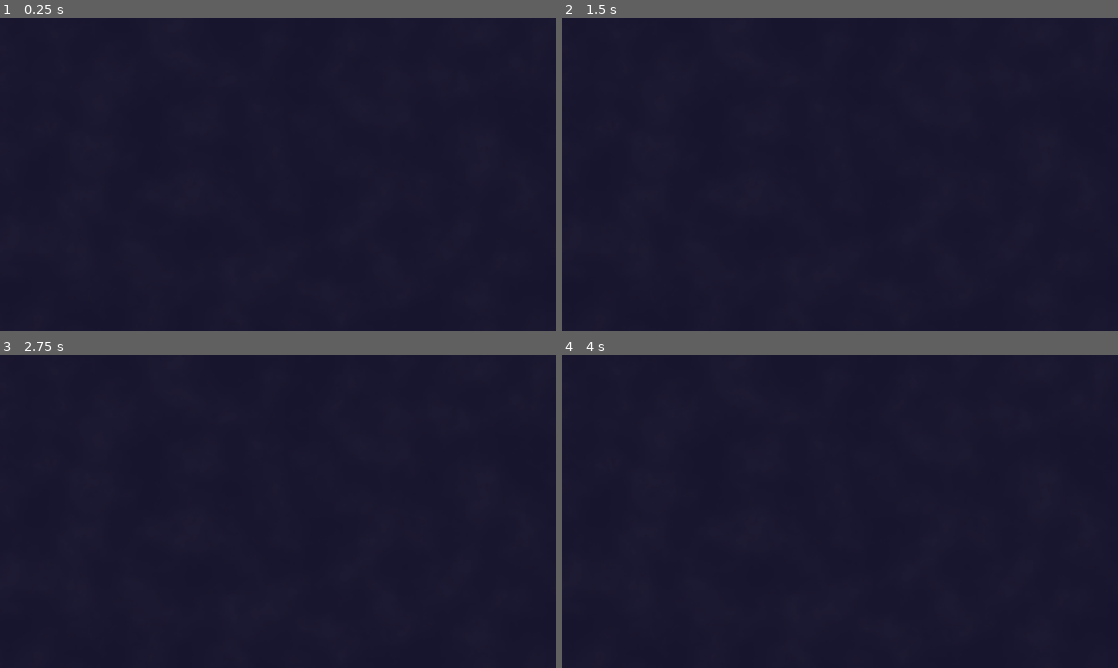
Above: before the commit, frames 1-4 (two rows, left to right).
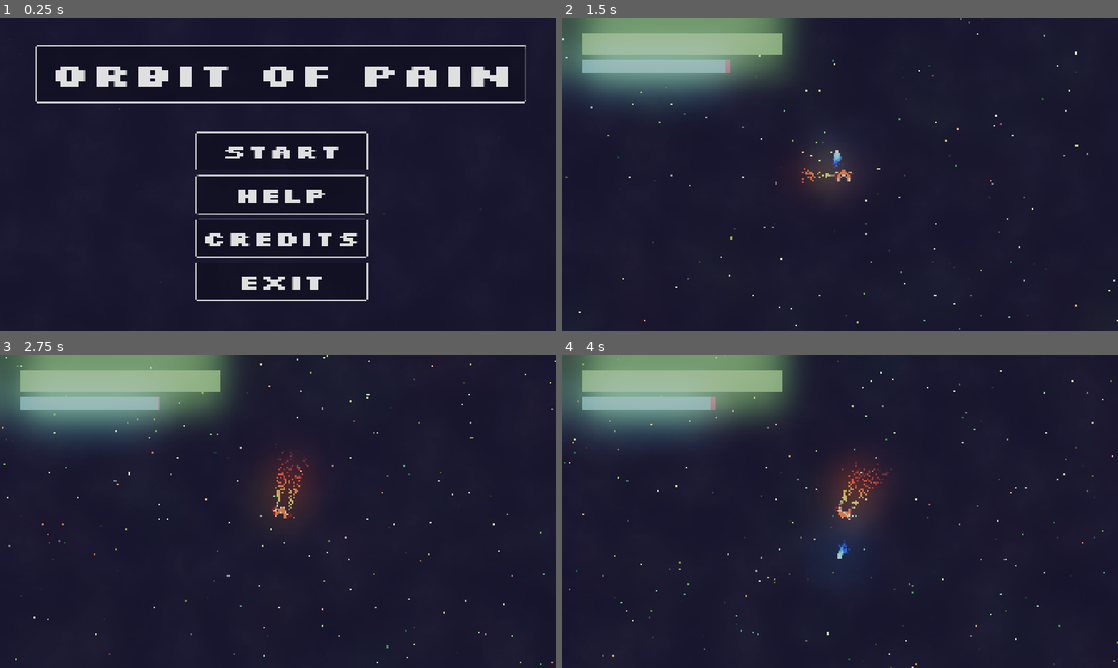
Above: after the commit, the same moments.

Repository: Lunix-420/OrbitOfPain
Game: Godot game, scene res://scenes/World.tscn
Two runs of this game, one before a commit and one after it. Both use one fixed random seed, a clock stepped at 60 frames per second and the inputs below. Sound files missing from this copy of the repository are replaced by a short silence.
Inputs (mouse positions are in pixels of both pictures, inside the frame that each line leads up to):
- Up to frame 1 (0.25 s): no input
- Up to frame 2 (1.5 s): click (845, 149) at 0.5 s, where only the run after the commit has a clickable "START"; hold D (move_right) from 1.28 s (still down); tap Space (action_shoot) at 1.35 s
- Up to frame 3 (2.75 s): release D (move_right) at 2.03 s; hold S (move_backwards) from 2.03 s (still down); tap E (move_turn_ccw) at 2.1 s
- Up to frame 4 (4 s): release S (move_backwards) at 2.78 s; hold D (move_right) 2.78-3.53 s; hold Q (move_turn_cw) 2.78-3.53 s; hold W (move_forward) from 3.53 s (still down); tap Space (action_shoot) at 3.6 s

The runs differ from the first frame. In frame 1, 6.5% of the frame differs, in the area x 6-95%, y 8-91%; in frame 2, 12%; in frame 3, 12%; in frame 4, 13%, in the area x 0-100%, y 0-100%.

Commit message:
fix: Miscellaneous bug fixes

Diff:
--- a/project.godot
+++ b/project.godot
@@ -65,6 +65,11 @@
 "events": [Object(InputEventKey,"resource_local_to_scene":false,"resource_name":"","device":-1,"window_id":0,"alt_press …(191 unchanged characters)…
 ]
 }
+screenshot={
+"deadzone": 0.2,
+"events": [Object(InputEventKey,"resource_local_to_scene":false,"resource_name":"","device":-1,"window_id":0,"alt_pressed":false,"shift_pressed":false,"ctrl_pressed":false,"meta_pressed":false,"pressed":false,"keycode":0,"physical_keycode":80,"key_label":0,"unicode":112,"location":0,"echo":false,"script":null)
+]
+}
 
 [physics]
 
--- a/scenes/Borders.tscn
+++ b/scenes/Borders.tscn
@@ -23,6 +23,7 @@
 offset_bottom = 50.0
 grow_horizontal = 2
 grow_vertical = 2
+color = Color(0.864118, 0.350937, 0.152921, 1)
 
 [node name="Overlay" type="ColorRect" parent="TopBorderArea"]
 offset_left = -2000.0
@@ -52,6 +53,7 @@
 offset_bottom = 3050.0
 grow_horizontal = 2
 grow_vertical = 2
+color = Color(0.864118, 0.350937, 0.152921, 1)
 
 [node name="Overlay" type="ColorRect" parent="BottomBorderArea"]
 offset_left = -5000.0
@@ -82,6 +84,7 @@
 offset_bottom = 3000.0
 grow_horizontal = 2
 grow_vertical = 2
+color = Color(0.864118, 0.350937, 0.152921, 1)
 
 [node name="Overlay" type="ColorRect" parent="LeftBorderArea"]
 offset_left = -5000.0
@@ -111,6 +114,7 @@
 offset_bottom = 3000.0
 grow_horizontal = 2
 grow_vertical = 2
+color = Color(0.862745, 0.34902, 0.152941, 1)
 
 [node name="Overlay" type="ColorRect" parent="RightBorderArea"]
 offset_left = 3050.0
--- a/scenes/World.tscn
+++ b/scenes/World.tscn
@@ -89,331 +89,6 @@
 [node name="Border" parent="." instance=ExtResource("3_b3faq")]
 
 [node name="CanvasLayer" parent="." instance=ExtResource("4_1lgw5")]
-visible = false
-
-[node name="Col1" type="GPUParticles2D" parent="CanvasLayer"]
-material = SubResource("ShaderMaterial_jeodi")
-position = Vector2(-2500, -2500)
-scale = Vector2(5, 5)
-amount = 100
-lifetime = 3.0
-fixed_fps = 10
-process_material = SubResource("ParticleProcessMaterial_1lgw5")
-
-[node name="Col2" type="GPUParticles2D" parent="CanvasLayer"]
-material = SubResource("ShaderMaterial_jeodi")
-position = Vector2(-1500, -2500)
-scale = Vector2(5, 5)
-amount = 100
-lifetime = 3.0
-fixed_fps = 10
-process_material = SubResource("ParticleProcessMaterial_1lgw5")
-
-[node name="Col3" type="GPUParticles2D" parent="CanvasLayer"]
-material = SubResource("ShaderMaterial_jeodi")
-position = Vector2(-500, -2500)
-scale = Vector2(5, 5)
-amount = 100
-lifetime = 3.0
-fixed_fps = 10
-process_material = SubResource("ParticleProcessMaterial_1lgw5")
-
-[node name="Col4" type="GPUParticles2D" parent="CanvasLayer"]
-material = SubResource("ShaderMaterial_jeodi")
-position = Vector2(500, -2500)
-scale = Vector2(5, 5)
-amount = 100
-lifetime = 3.0
-fixed_fps = 10
-process_material = SubResource("ParticleProcessMaterial_1lgw5")
-
-[node name="Col5" type="GPUParticles2D" parent="CanvasLayer"]
-material = SubResource("ShaderMaterial_jeodi")
-position = Vector2(1500, -2500)
-scale = Vector2(5, 5)
-amount = 100
-lifetime = 3.0
-fixed_fps = 10
-process_material = SubResource("ParticleProcessMaterial_1lgw5")
-
-[node name="Col6" type="GPUParticles2D" parent="CanvasLayer"]
-material = SubResource("ShaderMaterial_jeodi")
-position = Vector2(2500, -2500)
-scale = Vector2(5, 5)
-amount = 100
-lifetime = 3.0
-fixed_fps = 10
-process_material = SubResource("ParticleProcessMaterial_1lgw5")
-
-[node name="Col7" type="GPUParticles2D" parent="CanvasLayer"]
-material = SubResource("ShaderMaterial_jeodi")
-position = Vector2(-2500, -1500)
-scale = Vector2(5, 5)
-amount = 100
-lifetime = 3.0
-fixed_fps = 10
-process_material = SubResource("ParticleProcessMaterial_1lgw5")
-
-[node name="Col8" type="GPUParticles2D" parent="CanvasLayer"]
-material = SubResource("ShaderMaterial_jeodi")
-position = Vector2(-1500, -1500)
-scale = Vector2(5, 5)
-amount = 100
-lifetime = 3.0
-fixed_fps = 10
-process_material = SubResource("ParticleProcessMaterial_1lgw5")
-
-[node name="Col9" type="GPUParticles2D" parent="CanvasLayer"]
-material = SubResource("ShaderMaterial_jeodi")
-position = Vector2(-500, -1500)
-scale = Vector2(5, 5)
-amount = 100
-lifetime = 3.0
-fixed_fps = 10
-process_material = SubResource("ParticleProcessMaterial_1lgw5")
-
-[node name="Col10" type="GPUParticles2D" parent="CanvasLayer"]
-material = SubResource("ShaderMaterial_jeodi")
-position = Vector2(500, -1500)
-scale = Vector2(5, 5)
-amount = 100
-lifetime = 3.0
-fixed_fps = 10
-process_material = SubResource("ParticleProcessMaterial_1lgw5")
-
-[node name="Col11" type="GPUParticles2D" parent="CanvasLayer"]
-material = SubResource("ShaderMaterial_jeodi")
-position = Vector2(1500, -1500)
-scale = Vector2(5, 5)
-amount = 100
-lifetime = 3.0
-fixed_fps = 10
-process_material = SubResource("ParticleProcessMaterial_1lgw5")
-
-[node name="Col12" type="GPUParticles2D" parent="CanvasLayer"]
-material = SubResource("ShaderMaterial_jeodi")
-position = Vector2(2500, -1500)
-scale = Vector2(5, 5)
-amount = 100
-lifetime = 3.0
-fixed_fps = 10
-process_material = SubResource("ParticleProcessMaterial_1lgw5")
-
-[node name="Col13" type="GPUParticles2D" parent="CanvasLayer"]
-material = SubResource("ShaderMaterial_jeodi")
-position = Vector2(-2500, -500)
-scale = Vector2(5, 5)
-amount = 100
-lifetime = 3.0
-fixed_fps = 10
-process_material = SubResource("ParticleProcessMaterial_1lgw5")
-
-[node name="Col14" type="GPUParticles2D" parent="CanvasLayer"]
-material = SubResource("ShaderMaterial_jeodi")
-position = Vector2(-1500, -500)
-scale = Vector2(5, 5)
-amount = 100
-lifetime = 3.0
-fixed_fps = 10
-process_material = SubResource("ParticleProcessMaterial_1lgw5")
-
-[node name="Col15" type="GPUParticles2D" parent="CanvasLayer"]
-material = SubResource("ShaderMaterial_jeodi")
-position = Vector2(-500, -500)
-scale = Vector2(5, 5)
-amount = 100
-lifetime = 3.0
-fixed_fps = 10
-process_material = SubResource("ParticleProcessMaterial_1lgw5")
-
-[node name="Col16" type="GPUParticles2D" parent="CanvasLayer"]
-material = SubResource("ShaderMaterial_jeodi")
-position = Vector2(500, -500)
-scale = Vector2(5, 5)
-amount = 100
-lifetime = 3.0
-fixed_fps = 10
-process_material = SubResource("ParticleProcessMaterial_1lgw5")
-
-[node name="Col17" type="GPUParticles2D" parent="CanvasLayer"]
-material = SubResource("ShaderMaterial_jeodi")
-position = Vector2(1500, -500)
-scale = Vector2(5, 5)
-amount = 100
-lifetime = 3.0
-fixed_fps = 10
-process_material = SubResource("ParticleProcessMaterial_1lgw5")
-
-[node name="Col18" type="GPUParticles2D" parent="CanvasLayer"]
-material = SubResource("ShaderMaterial_jeodi")
-position = Vector2(2500, -500)
-scale = Vector2(5, 5)
-amount = 100
-lifetime = 3.0
-fixed_fps = 10
-process_material = SubResource("ParticleProcessMaterial_1lgw5")
-
-[node name="Col19" type="GPUParticles2D" parent="CanvasLayer"]
-material = SubResource("ShaderMaterial_jeodi")
-position = Vector2(-2500, 500)
-scale = Vector2(5, 5)
-amount = 100
-lifetime = 3.0
-fixed_fps = 10
-process_material = SubResource("ParticleProcessMaterial_1lgw5")
-
-[node name="Col20" type="GPUParticles2D" parent="CanvasLayer"]
-material = SubResource("ShaderMaterial_jeodi")
-position = Vector2(-1500, 500)
-scale = Vector2(5, 5)
-amount = 100
-lifetime = 3.0
-fixed_fps = 10
-process_material = SubResource("ParticleProcessMaterial_1lgw5")
-
-[node name="Col21" type="GPUParticles2D" parent="CanvasLayer"]
-material = SubResource("ShaderMaterial_jeodi")
-position = Vector2(-500, 500)
-scale = Vector2(5, 5)
-amount = 100
-lifetime = 3.0
-fixed_fps = 10
-process_material = SubResource("ParticleProcessMaterial_1lgw5")
-
-[node name="Col22" type="GPUParticles2D" parent="CanvasLayer"]
-material = SubResource("ShaderMaterial_jeodi")
-position = Vector2(500, 500)
-scale = Vector2(5, 5)
-amount = 100
-lifetime = 3.0
-fixed_fps = 10
-process_material = SubResource("ParticleProcessMaterial_1lgw5")
-
-[node name="Col23" type="GPUParticles2D" parent="CanvasLayer"]
-material = SubResource("ShaderMaterial_jeodi")
-position = Vector2(1500, 500)
-scale = Vector2(5, 5)
-amount = 100
-lifetime = 3.0
-fixed_fps = 10
-process_material = SubResource("ParticleProcessMaterial_1lgw5")
-
-[node name="Col24" type="GPUParticles2D" parent="CanvasLayer"]
-material = SubResource("ShaderMaterial_jeodi")
-position = Vector2(2500, 500)
-scale = Vector2(5, 5)
-amount = 100
-lifetime = 3.0
-fixed_fps = 10
-process_material = SubResource("ParticleProcessMaterial_1lgw5")
-
-[node name="Col25" type="GPUParticles2D" parent="CanvasLayer"]
-material = SubResource("ShaderMaterial_jeodi")
-position = Vector2(-2500, 1500)
-scale = Vector2(5, 5)
-amount = 100
-lifetime = 3.0
-fixed_fps = 10
-process_material = SubResource("ParticleProcessMaterial_1lgw5")
-
-[node name="Col26" type="GPUParticles2D" parent="CanvasLayer"]
-material = SubResource("ShaderMaterial_jeodi")
-position = Vector2(-1500, 1500)
-scale = Vector2(5, 5)
-amount = 100
-lifetime = 3.0
-fixed_fps = 10
-process_material = SubResource("ParticleProcessMaterial_1lgw5")
-
-[node name="Col27" type="GPUParticles2D" parent="CanvasLayer"]
-material = SubResource("ShaderMaterial_jeodi")
-position = Vector2(-500, 1500)
-scale = Vector2(5, 5)
-amount = 100
-lifetime = 3.0
-fixed_fps = 10
-process_material = SubResource("ParticleProcessMaterial_1lgw5")
-
-[node name="Col28" type="GPUParticles2D" parent="CanvasLayer"]
-material = SubResource("ShaderMaterial_jeodi")
-position = Vector2(500, 1500)
-scale = Vector2(5, 5)
-amount = 100
-lifetime = 3.0
-fixed_fps = 10
-process_material = SubResource("ParticleProcessMaterial_1lgw5")
-
-[node name="Col29" type="GPUParticles2D" parent="CanvasLayer"]
-material = SubResource("ShaderMaterial_jeodi")
-position = Vector2(1500, 1500)
-scale = Vector2(5, 5)
-amount = 100
-lifetime = 3.0
-fixed_fps = 10
-process_material = SubResource("ParticleProcessMaterial_1lgw5")
-
-[node name="Col30" type="GPUParticles2D" parent="CanvasLayer"]
-material = SubResource("ShaderMaterial_jeodi")
-position = Vector2(2500, 1500)
-scale = Vector2(5, 5)
-amount = 100
-lifetime = 3.0
-fixed_fps = 10
-process_material = SubResource("ParticleProcessMaterial_1lgw5")
-
-[node name="Col31" type="GPUParticles2D" parent="CanvasLayer"]
-material = SubResource("ShaderMaterial_jeodi")
-position = Vector2(-2500, 2500)
-scale = Vector2(5, 5)
-amount = 100
-lifetime = 3.0
-fixed_fps = 10
-process_material = SubResource("ParticleProcessMaterial_1lgw5")
-
-[node name="Col32" type="GPUParticles2D" parent="CanvasLayer"]
-material = SubResource("ShaderMaterial_jeodi")
-position = Vector2(-1500, 2500)
-scale = Vector2(5, 5)
-amount = 100
-lifetime = 3.0
-fixed_fps = 10
-process_material = SubResource("ParticleProcessMaterial_1lgw5")
-
-[node name="Col33" type="GPUParticles2D" parent="CanvasLayer"]
-material = SubResource("ShaderMaterial_jeodi")
-position = Vector2(-500, 2500)
-scale = Vector2(5, 5)
-amount = 100
-lifetime = 3.0
-fixed_fps = 10
-process_material = SubResource("ParticleProcessMaterial_1lgw5")
-
-[node name="Col34" type="GPUParticles2D" parent="CanvasLayer"]
-material = SubResource("ShaderMaterial_jeodi")
-position = Vector2(500, 2500)
-scale = Vector2(5, 5)
-amount = 100
-lifetime = 3.0
-fixed_fps = 10
-process_material = SubResource("ParticleProcessMaterial_1lgw5")
-
-[node name="Col35" type="GPUParticles2D" parent="CanvasLayer"]
-material = SubResource("ShaderMaterial_jeodi")
-position = Vector2(1500, 2500)
-scale = Vector2(5, 5)
-amount = 100
-lifetime = 3.0
-fixed_fps = 10
-process_material = SubResource("ParticleProcessMaterial_1lgw5")
-
-[node name="Col36" type="GPUParticles2D" parent="CanvasLayer"]
-material = SubResource("ShaderMaterial_jeodi")
-position = Vector2(2500, 2500)
-scale = Vector2(5, 5)
-amount = 100
-lifetime = 3.0
-fixed_fps = 10
-process_material = SubResource("ParticleProcessMaterial_1lgw5")
 
 [node name="Ambience" type="AudioStreamPlayer" parent="."]
 stream = ExtResource("5_1lgw5")
@@ -423,12 +98,336 @@
 
 [node name="Row1" type="Node" parent="ParticleCullingGrid"]
 
+[node name="Col1" type="GPUParticles2D" parent="ParticleCullingGrid/Row1"]
+material = SubResource("ShaderMaterial_jeodi")
+position = Vector2(-2500, -2500)
+scale = Vector2(5, 5)
+amount = 100
+lifetime = 3.0
+fixed_fps = 10
+process_material = SubResource("ParticleProcessMaterial_1lgw5")
+
+[node name="Col2" type="GPUParticles2D" parent="ParticleCullingGrid/Row1"]
+material = SubResource("ShaderMaterial_jeodi")
+position = Vector2(-1500, -2500)
+scale = Vector2(5, 5)
+amount = 100
+lifetime = 3.0
+fixed_fps = 10
+process_material = SubResource("ParticleProcessMaterial_1lgw5")
+
+[node name="Col3" type="GPUParticles2D" parent="ParticleCullingGrid/Row1"]
+material = SubResource("ShaderMaterial_jeodi")
+position = Vector2(-500, -2500)
+scale = Vector2(5, 5)
+amount = 100
+lifetime = 3.0
+fixed_fps = 10
+process_material = SubResource("ParticleProcessMaterial_1lgw5")
+
+[node name="Col4" type="GPUParticles2D" parent="ParticleCullingGrid/Row1"]
+material = SubResource("ShaderMaterial_jeodi")
+position = Vector2(500, -2500)
+scale = Vector2(5, 5)
+amount = 100
+lifetime = 3.0
+fixed_fps = 10
+process_material = SubResource("ParticleProcessMaterial_1lgw5")
+
+[node name="Col5" type="GPUParticles2D" parent="ParticleCullingGrid/Row1"]
+material = SubResource("ShaderMaterial_jeodi")
+position = Vector2(1500, -2500)
+scale = Vector2(5, 5)
+amount = 100
+lifetime = 3.0
+fixed_fps = 10
+process_material = SubResource("ParticleProcessMaterial_1lgw5")
+
+[node name="Col6" type="GPUParticles2D" parent="ParticleCullingGrid/Row1"]
+material = SubResource("ShaderMaterial_jeodi")
+position = Vector2(2500, -2500)
+scale = Vector2(5, 5)
+amount = 100
+lifetime = 3.0
+fixed_fps = 10
+process_material = SubResource("ParticleProcessMaterial_1lgw5")
+
 [node name="Row2" type="Node" parent="ParticleCullingGrid"]
 
+[node name="Col1" type="GPUParticles2D" parent="ParticleCullingGrid/Row2"]
+material = SubResource("ShaderMaterial_jeodi")
+position = Vector2(-2500, -1500)
+scale = Vector2(5, 5)
+amount = 100
+lifetime = 3.0
+fixed_fps = 10
+process_material = SubResource("ParticleProcessMaterial_1lgw5")
+
+[node name="Col2" type="GPUParticles2D" parent="ParticleCullingGrid/Row2"]
+material = SubResource("ShaderMaterial_jeodi")
+position = Vector2(-1500, -1500)
+scale = Vector2(5, 5)
+amount = 100
+lifetime = 3.0
+fixed_fps = 10
+process_material = SubResource("ParticleProcessMaterial_1lgw5")
+
+[node name="Col3" type="GPUParticles2D" parent="ParticleCullingGrid/Row2"]
+material = SubResource("ShaderMaterial_jeodi")
+position = Vector2(-500, -1500)
+scale = Vector2(5, 5)
+amount = 100
+lifetime = 3.0
+fixed_fps = 10
+process_material = SubResource("ParticleProcessMaterial_1lgw5")
+
+[node name="Col4" type="GPUParticles2D" parent="ParticleCullingGrid/Row2"]
+material = SubResource("ShaderMaterial_jeodi")
+position = Vector2(500, -1500)
+scale = Vector2(5, 5)
+amount = 100
+lifetime = 3.0
+fixed_fps = 10
+process_material = SubResource("ParticleProcessMaterial_1lgw5")
+
+[node name="Col5" type="GPUParticles2D" parent="ParticleCullingGrid/Row2"]
+material = SubResource("ShaderMaterial_jeodi")
+position = Vector2(1500, -1500)
+scale = Vector2(5, 5)
+amount = 100
+lifetime = 3.0
+fixed_fps = 10
+process_material = SubResource("ParticleProcessMaterial_1lgw5")
+
+[node name="Col6" type="GPUParticles2D" parent="ParticleCullingGrid/Row2"]
+material = SubResource("ShaderMaterial_jeodi")
+position = Vector2(2500, -1500)
+scale = Vector2(5, 5)
+amount = 100
+lifetime = 3.0
+fixed_fps = 10
+process_material = SubResource("ParticleProcessMaterial_1lgw5")
+
 [node name="Row3" type="Node" parent="ParticleCullingGrid"]
 
+[node name="Col1" type="GPUParticles2D" parent="ParticleCullingGrid/Row3"]
+material = SubResource("ShaderMaterial_jeodi")
+position = Vector2(-2500, -500)
+scale = Vector2(5, 5)
+amount = 100
+lifetime = 3.0
+fixed_fps = 10
+process_material = SubResource("ParticleProcessMaterial_1lgw5")
+
+[node name="Col2" type="GPUParticles2D" parent="ParticleCullingGrid/Row3"]
+material = SubResource("ShaderMaterial_jeodi")
+position = Vector2(-1500, -500)
+scale = Vector2(5, 5)
+amount = 100
+lifetime = 3.0
+fixed_fps = 10
+process_material = SubResource("ParticleProcessMaterial_1lgw5")
+
+[node name="Col3" type="GPUParticles2D" parent="ParticleCullingGrid/Row3"]
+material = SubResource("ShaderMaterial_jeodi")
+position = Vector2(-500, -500)
+scale = Vector2(5, 5)
+amount = 100
+lifetime = 3.0
+fixed_fps = 10
+process_material = SubResource("ParticleProcessMaterial_1lgw5")
+
+[node name="Col4" type="GPUParticles2D" parent="ParticleCullingGrid/Row3"]
+material = SubResource("ShaderMaterial_jeodi")
+position = Vector2(500, -500)
+scale = Vector2(5, 5)
+amount = 100
+lifetime = 3.0
+fixed_fps = 10
+process_material = SubResource("ParticleProcessMaterial_1lgw5")
+
+[node name="Col5" type="GPUParticles2D" parent="ParticleCullingGrid/Row3"]
+material = SubResource("ShaderMaterial_jeodi")
+position = Vector2(1500, -500)
+scale = Vector2(5, 5)
+amount = 100
+lifetime = 3.0
+fixed_fps = 10
+process_material = SubResource("ParticleProcessMaterial_1lgw5")
+
+[node name="Col6" type="GPUParticles2D" parent="ParticleCullingGrid/Row3"]
+material = SubResource("ShaderMaterial_jeodi")
+position = Vector2(2500, -500)
+scale = Vector2(5, 5)
+amount = 100
+lifetime = 3.0
+fixed_fps = 10
+process_material = SubResource("ParticleProcessMaterial_1lgw5")
+
 [node name="Row4" type="Node" parent="ParticleCullingGrid"]
 
+[node name="Col1" type="GPUParticles2D" parent="ParticleCullingGrid/Row4"]
+material = SubResource("ShaderMaterial_jeodi")
+position = Vector2(-2500, 500)
+scale = Vector2(5, 5)
+amount = 100
+lifetime = 3.0
+fixed_fps = 10
+process_material = SubResource("ParticleProcessMaterial_1lgw5")
+
+[node name="Col2" type="GPUParticles2D" parent="ParticleCullingGrid/Row4"]
+material = SubResource("ShaderMaterial_jeodi")
+position = Vector2(-1500, 500)
+scale = Vector2(5, 5)
+amount = 100
+lifetime = 3.0
+fixed_fps = 10
+process_material = SubResource("ParticleProcessMaterial_1lgw5")
+
+[node name="Col3" type="GPUParticles2D" parent="ParticleCullingGrid/Row4"]
+material = SubResource("ShaderMaterial_jeodi")
+position = Vector2(-500, 500)
+scale = Vector2(5, 5)
+amount = 100
+lifetime = 3.0
+fixed_fps = 10
+process_material = SubResource("ParticleProcessMaterial_1lgw5")
+
+[node name="Col4" type="GPUParticles2D" parent="ParticleCullingGrid/Row4"]
+material = SubResource("ShaderMaterial_jeodi")
+position = Vector2(500, 500)
+scale = Vector2(5, 5)
+amount = 100
+lifetime = 3.0
+fixed_fps = 10
+process_material = SubResource("ParticleProcessMaterial_1lgw5")
+
+[node name="Col5" type="GPUParticles2D" parent="ParticleCullingGrid/Row4"]
+material = SubResource("ShaderMaterial_jeodi")
+position = Vector2(1500, 500)
+scale = Vector2(5, 5)
+amount = 100
+lifetime = 3.0
+fixed_fps = 10
+process_material = SubResource("ParticleProcessMaterial_1lgw5")
+
+[node name="Col6" type="GPUParticles2D" parent="ParticleCullingGrid/Row4"]
+material = SubResource("ShaderMaterial_jeodi")
+position = Vector2(2500, 500)
+scale = Vector2(5, 5)
+amount = 100
+lifetime = 3.0
+fixed_fps = 10
+process_material = SubResource("ParticleProcessMaterial_1lgw5")
+
 [node name="Row5" type="Node" parent="ParticleCullingGrid"]
 
+[node name="Col1" type="GPUParticles2D" parent="ParticleCullingGrid/Row5"]
+material = SubResource("ShaderMaterial_jeodi")
+position = Vector2(-2500, 1500)
+scale = Vector2(5, 5)
+amount = 100
+lifetime = 3.0
+fixed_fps = 10
+process_material = SubResource("ParticleProcessMaterial_1lgw5")
+
+[node name="Col2" type="GPUParticles2D" parent="ParticleCullingGrid/Row5"]
+material = SubResource("ShaderMaterial_jeodi")
+position = Vector2(-1500, 1500)
+scale = Vector2(5, 5)
+amount = 100
+lifetime = 3.0
+fixed_fps = 10
+process_material = SubResource("ParticleProcessMaterial_1lgw5")
+
+[node name="Col3" type="GPUParticles2D" parent="ParticleCullingGrid/Row5"]
+material = SubResource("ShaderMaterial_jeodi")
+position = Vector2(-500, 1500)
+scale = Vector2(5, 5)
+amount = 100
+lifetime = 3.0
+fixed_fps = 10
+process_material = SubResource("ParticleProcessMaterial_1lgw5")
+
+[node name="Col4" type="GPUParticles2D" parent="ParticleCullingGrid/Row5"]
+material = SubResource("ShaderMaterial_jeodi")
+position = Vector2(500, 1500)
+scale = Vector2(5, 5)
+amount = 100
+lifetime = 3.0
+fixed_fps = 10
+process_material = SubResource("ParticleProcessMaterial_1lgw5")
+
+[node name="Col5" type="GPUParticles2D" parent="ParticleCullingGrid/Row5"]
+material = SubResource("ShaderMaterial_jeodi")
+position = Vector2(1500, 1500)
+scale = Vector2(5, 5)
+amount = 100
+lifetime = 3.0
+fixed_fps = 10
+process_material = SubResource("ParticleProcessMaterial_1lgw5")
+
+[node name="Col6" type="GPUParticles2D" parent="ParticleCullingGrid/Row5"]
+material = SubResource("ShaderMaterial_jeodi")
+position = Vector2(2500, 1500)
+scale = Vector2(5, 5)
+amount = 100
+lifetime = 3.0
+fixed_fps = 10
+process_material = SubResource("ParticleProcessMaterial_1lgw5")
+
 [node name="Row6" type="Node" parent="ParticleCullingGrid"]
+
+[node name="Col1" type="GPUParticles2D" parent="ParticleCullingGrid/Row6"]
+material = SubResource("ShaderMaterial_jeodi")
+position = Vector2(-2500, 2500)
+scale = Vector2(5, 5)
+amount = 100
+lifetime = 3.0
+fixed_fps = 10
+process_material = SubResource("ParticleProcessMaterial_1lgw5")
+
+[node name="Col2" type="GPUParticles2D" parent="ParticleCullingGrid/Row6"]
+material = SubResource("ShaderMaterial_jeodi")
+position = Vector2(-1500, 2500)
+scale = Vector2(5, 5)
+amount = 100
+lifetime = 3.0
+fixed_fps = 10
+process_material = SubResource("ParticleProcessMaterial_1lgw5")
+
+[node name="Col3" type="GPUParticles2D" parent="ParticleCullingGrid/Row6"]
+material = SubResource("ShaderMaterial_jeodi")
+position = Vector2(-500, 2500)
+scale = Vector2(5, 5)
+amount = 100
+lifetime = 3.0
+fixed_fps = 10
+process_material = SubResource("ParticleProcessMaterial_1lgw5")
+
+[node name="Col4" type="GPUParticles2D" parent="ParticleCullingGrid/Row6"]
+material = SubResource("ShaderMaterial_jeodi")
+position = Vector2(500, 2500)
+scale = Vector2(5, 5)
+amount = 100
+lifetime = 3.0
+fixed_fps = 10
+process_material = SubResource("ParticleProcessMaterial_1lgw5")
+
+[node name="Col5" type="GPUParticles2D" parent="ParticleCullingGrid/Row6"]
+material = SubResource("ShaderMaterial_jeodi")
+position = Vector2(1500, 2500)
+scale = Vector2(5, 5)
+amount = 100
+lifetime = 3.0
+fixed_fps = 10
+process_material = SubResource("ParticleProcessMaterial_1lgw5")
+
+[node name="Col6" type="GPUParticles2D" parent="ParticleCullingGrid/Row6"]
+material = SubResource("ShaderMaterial_jeodi")
+position = Vector2(2500, 2500)
+scale = Vector2(5, 5)
+amount = 100
+lifetime = 3.0
+fixed_fps = 10
+process_material = SubResource("ParticleProcessMaterial_1lgw5")
--- a/scripts/game.gd
+++ b/scripts/game.gd
@@ -5,3 +5,14 @@
 
 func _ready() -> void:
 	ambience.play()
+
+func _input(event):
+	if event.is_action_pressed("screenshot"):
+		take_screenshot()
+
+func take_screenshot():
+	var img = get_viewport().get_texture().get_image()
+	var timestamp = Time.get_datetime_string_from_system().replace(":", "-")
+	var path = "user://screenshot_%s.png" % timestamp
+	img.save_png(path)
+	print("Screenshot saved to:", path)
--- a/scripts/menu.gd
+++ b/scripts/menu.gd
@@ -11,7 +11,10 @@
 	GlobalState.game_started = true
 
 func _on_exit_button_pressed() -> void:
-	get_tree().quit()
+	if OS.has_feature("HTML5"):
+		JavaScriptBridge.eval("window.location.href = 'https://lunix420.itch.io/orbit-of-pain';")
+	else:
+		get_tree().quit()
 
 func _on_controls_button_pressed() -> void:
 	main_menu.visible = false
Not shown, changed: export_presets.cfg
